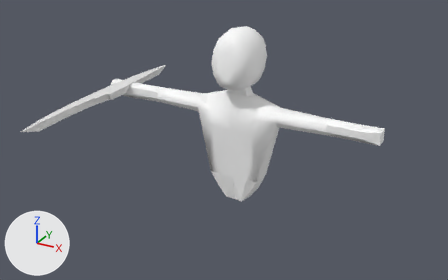
The Blender file Project/Assets/Blender/playerAnimation.blend, before and after one commit.
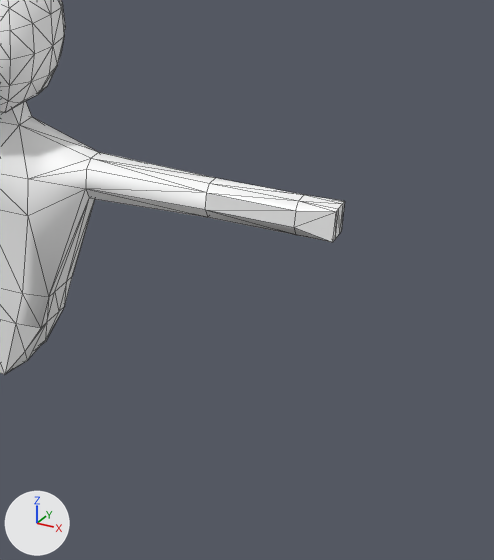
There are two pictures of each version: one from a camera (50 mm lens) standing at (11.1, -21.5, 13.3) and looking at (1.2, -3.4, 4.3), one close up on the part from 53% to 100% of the width and 16% to 100% of the height. The lights are fixed; the arrows at lower left show +X, +Y and +Z. The close-ups show mesh edges as thin lines.

In view in the first close-up: 'player_0'.
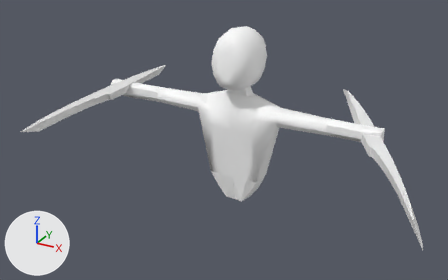
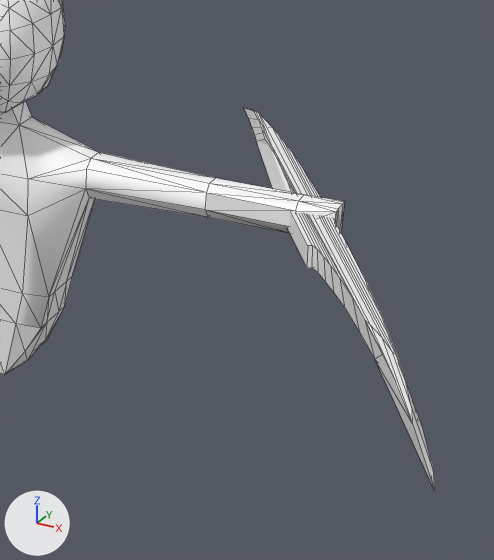
Boxes [x1, y1, x2, y2] around the edits, measured in the close-ups (494 x 560 px):
```json
{"object": "playerWeapon_1.001", "change": "added", "after": [244, 108, 435, 490]}
```

Edits to the scene script, one JSON object a line:
```json
{"op": "add", "block": "ob_playerweapon_1_001", "code": ["ob_playerweapon_1_001 = bpy.data.objects.new('playerWeapon_1.001', me_cylinder_001.copy())  # the mesh of ob_playerweapon_1", "ob_playerweapon_1_001.location = (4.71, 0.37, 4.27)", "ob_playerweapon_1_001.rotation_euler = (1.453, -0.218, 2.187)  # degrees (83, -12, 125)", "ob_playerweapon_1_001.scale = (0.346, 0.346, 0.346)", "_m = ob_playerweapon_1_001.modifiers.new('EdgeSplit', 'EDGE_SPLIT')"]}
```
